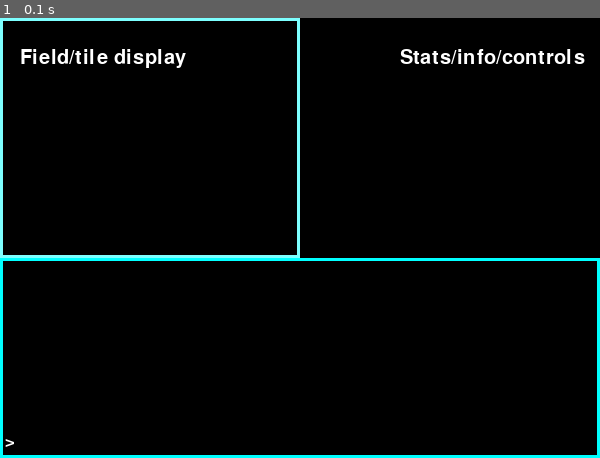
Above: before the commit, frame 1.
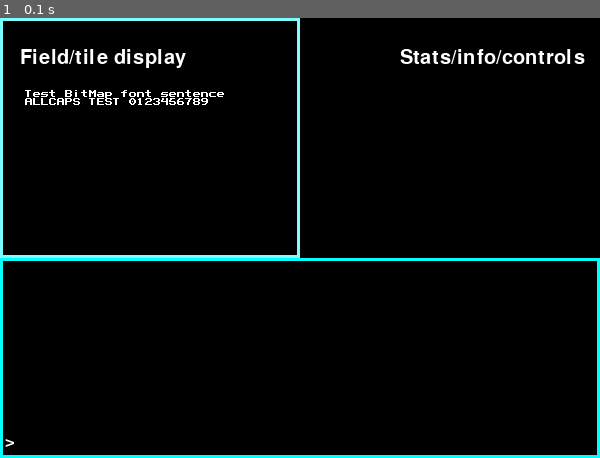
Above: after the commit, the same moment.

Repository: technomancy7/cyberpunk-text-rpg
Game: pygame game, started from __main__.py
Same seed, same stepped clock (60 frames per second), same inputs: the game is played once before the commit and once after it.
Inputs:
- Up to frame 1 (0.1 s): no input

The runs differ from the first frame. In frame 1, 0.4% of the frame differs, in the area x 4-38%, y 16-20%.

Commit message:
Font
Bitmap font added with a testfont.bmp

Diff:
--- a/__main__.py
+++ b/__main__.py
@@ -24,6 +24,8 @@
         self.draw_text(20, 30, "Field/tile display")
         self.draw_text(400, 30, "Stats/info/controls")
 
+        self.write(3, 9, "Test BitMap font sentence")
+        self.write(3, 10, "ALLCAPS TEST 0123456789")
 
         # Text log and input
         text_input_size = 25
@@ -52,6 +54,29 @@
                 break
 
 class Main(objects.JEState, JEScreens, objects.JECommand):
+
+    def write(self, x, y, text):
+        test_font = pygame.image.load('testfont.bmp')
+        length = range(len(text))
+
+        for i in length:
+            ch = text[i]
+
+            # don't blit if it's a space
+            if ch == ' ':
+                x += 1
+                continue
+
+            # character sheet starts at '!'
+            id = ord(ch) - 33
+            self.sprite_draw(test_font, x * 8, y * 8, 8, 8, id)
+            x += 1
+
+    def sprite_draw(self, image, x, y, width, height, id):
+        source_x = (id % 8) * width
+        source_y = (id // 8) * height
+        self.screen.blit(image, (x, y), (source_x, source_y, width, height))
+
     def can_input(self) -> bool:
         if self.current_scene == self.main_scene: return True
         return False
Binary file added: testfont.bmp
